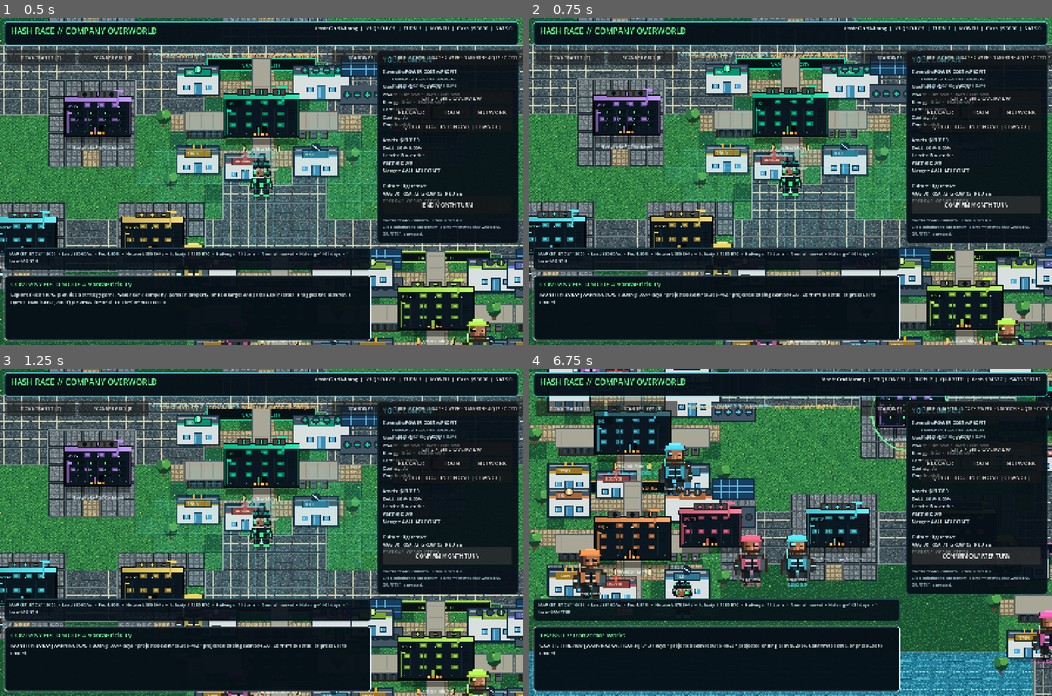
Above: before the commit, frames 1-4 (two rows, left to right).
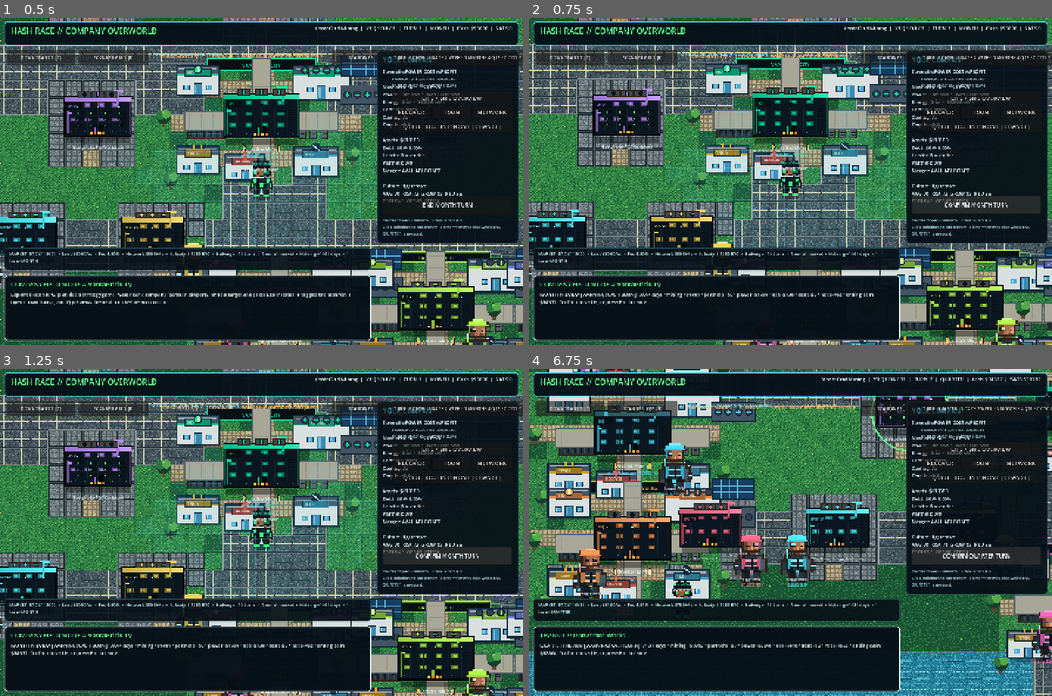
Above: after the commit, the same moments.

Repository: 1freetech/HashRace
Game: Godot game, scene res://scenes/pixel_landscape_probe.tscn
Same seed, same stepped clock (60 frames per second), same inputs: the game is played once before the commit and once after it. This scene is started directly instead of the project's main scene.
Inputs (mouse positions are in pixels of both pictures, inside the frame that each line leads up to):
- Up to frame 1 (0.5 s): no input
- Up to frame 2 (0.75 s): click "END MONTH TURN" at 0.5 s
- Up to frame 3 (1.25 s): no input
- Up to frame 4 (6.75 s): click "CONFIRM MONTH TURN" at 1.25 s; click "TOWN TRANSIT [T]" at 2 s; tap Enter at 2.75 s; move the mouse to (905, 516) at 2.77 s; hold D 2.78-3.5 s; tap E at 2.85 s; click (905, 516) at 2.92 s; tap Space at 3.02 s; click "SCANNER GRID [R]" at 3.5 s; click "SCANNER: OFF [R]" at 4.25 s; click "SCANNER: ON [R]" at 5 s; click "TURN: MONTH [1 DAY • 2 WEEK •…" at 5.75 s; click "END QUARTER TURN" at 6.5 s

Frame 1 is identical in both runs. In frame 2, 0.4% of the frame differs, in the area x 2-67%, y 83-88%; in frame 3, 0.4%; in frame 4, 0.4%.

Commit message:
Add clear turn financial breakdowns. Hash Race now shows mining revenue, partner income, power cost, operating cost, debt cost, net result, and ending cash before the player confirms a turn. The same calculation is reused when settlement happens, so the preview and actual cash result stay aligned and players can understand why a mining operation is making or losing money before advancing time.

Diff:
--- a/Godot/scripts/world_time_scale.gd
+++ b/Godot/scripts/world_time_scale.gd
@@ -88,15 +88,26 @@
     if is_instance_valid(quarter_button) and not live_quarter_confirmation_pending and not campaign_complete:
         quarter_button.text = "END %s TURN" % turn_length_name()
 
-func _project_scaled_profit(days: float) -> float:
+func _scaled_financial_preview(days: float) -> Dictionary:
     var mined_btc: float = _btc_per_day() * days
     var sold_btc: float = mined_btc * (1.0 - float(player["treasury_hold"]))
+    var mining_revenue: float = sold_btc * btc_price
     var recurring_income: float = float(player["recurring_income"]) * (days / 91.3125)
-    var revenue: float = sold_btc * btc_price + recurring_income
     var power_cost: float = _machine_load_kw() * 24.0 * days * _effective_power_cost() * _uptime()
     var ops_cost: float = float(player["machines"]) * 0.38 * days
     var debt_cost: float = float(player["debt"]) * float(player["debt_rate"]) * (days / 365.0)
-    return revenue - power_cost - ops_cost - debt_cost
+    var profit: float = mining_revenue + recurring_income - power_cost - ops_cost - debt_cost
+    return {
+        "mining_revenue": mining_revenue,
+        "partner_income": recurring_income,
+        "power_cost": power_cost,
+        "ops_cost": ops_cost,
+        "debt_cost": debt_cost,
+        "profit": profit
+    }
+
+func _project_scaled_profit(days: float) -> float:
+    return float(_scaled_financial_preview(days)["profit"])
 
 func _end_quarter() -> void:
     if campaign_complete:
@@ -108,13 +119,14 @@
         return
     if not live_quarter_confirmation_pending:
         live_quarter_confirmation_pending = true
-        var projected_profit: float = _project_scaled_profit(days)
+        var preview: Dictionary = _scaled_financial_preview(days)
+        var projected_profit: float = float(preview["profit"])
         var projected_cash: float = float(player["cash"]) + projected_profit
         var risk: String = _quarter_preview_risk(projected_profit, projected_cash)
         quarter_button.text = "CONFIRM %s TURN" % turn_length_name()
         if is_instance_valid(phase_label):
             phase_label.text = "%s PREVIEW: %s" % [turn_length_name(), risk]
-        _feedback("%s PREVIEW [%s]: %.2f days • projected cash result $%d • projected ending cash $%d. Confirm to settle, or press Esc to cancel." % [turn_length_name(), risk, days, int(projected_profit), int(projected_cash)])
+        _feedback("%s PREVIEW [%s]: %.2f days • mining +$%d • partners +$%d • power -$%d • ops -$%d • debt -$%d • net $%d • ending cash $%d. Confirm to settle, or press Esc to cancel." % [turn_length_name(), risk, days, int(preview["mining_revenue"]), int(preview["partner_income"]), int(preview["power_cost"]), int(preview["ops_cost"]), int(preview["debt_cost"]), int(projected_profit), int(projected_cash)])
         return
 
     live_quarter_confirmation_pending = false
@@ -124,13 +136,8 @@
     var mined_btc: float = _btc_per_day() * days
     var mined_sats: float = mined_btc * SATS_PER_BTC
     var held_sats: float = mined_sats * float(player["treasury_hold"])
-    var sold_btc: float = mined_btc * (1.0 - float(player["treasury_hold"]))
-    var recurring_income: float = float(player["recurring_income"]) * (days / 91.3125)
-    var revenue: float = sold_btc * btc_price + recurring_income
-    var power_cost: float = _machine_load_kw() * 24.0 * days * _effective_power_cost() * _uptime()
-    var ops_cost: float = float(player["machines"]) * 0.38 * days
-    var debt_cost: float = float(player["debt"]) * float(player["debt_rate"]) * (days / 365.0)
-    var profit: float = revenue - power_cost - ops_cost - debt_cost
+    var preview: Dictionary = _scaled_financial_preview(days)
+    var profit: float = float(preview["profit"])
     player["sats"] = float(player["sats"]) + held_sats
     player["cash"] = float(player["cash"]) + profit
     player["last_profit"] = profit
